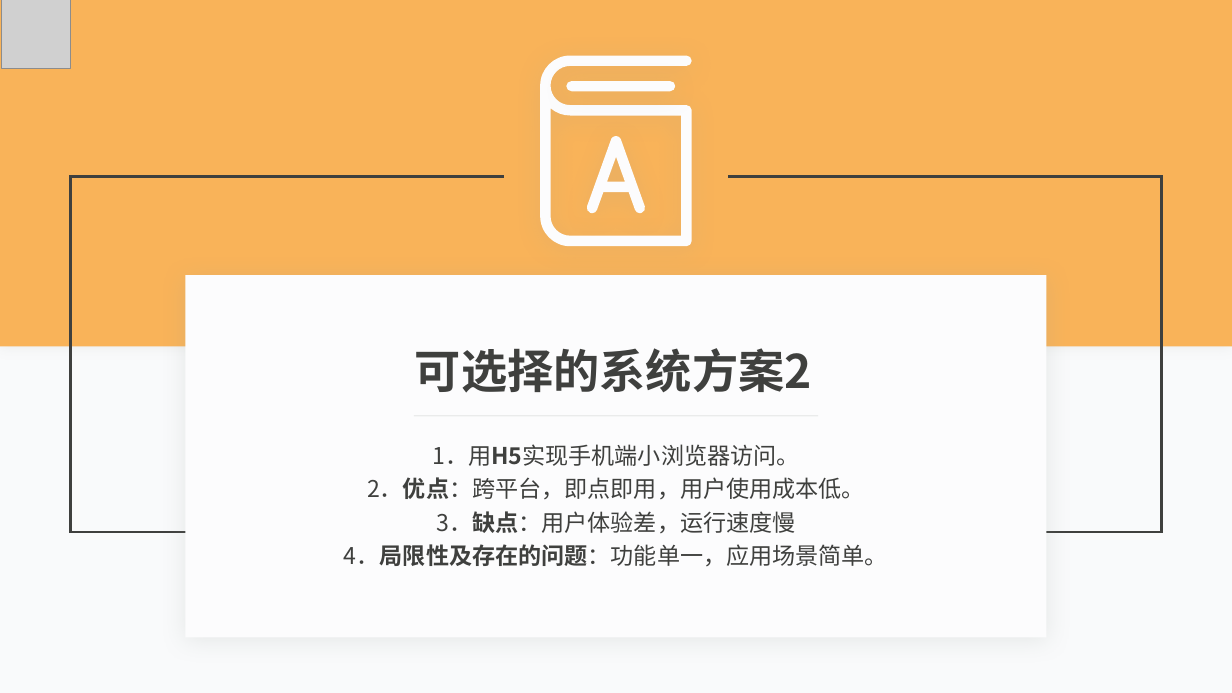
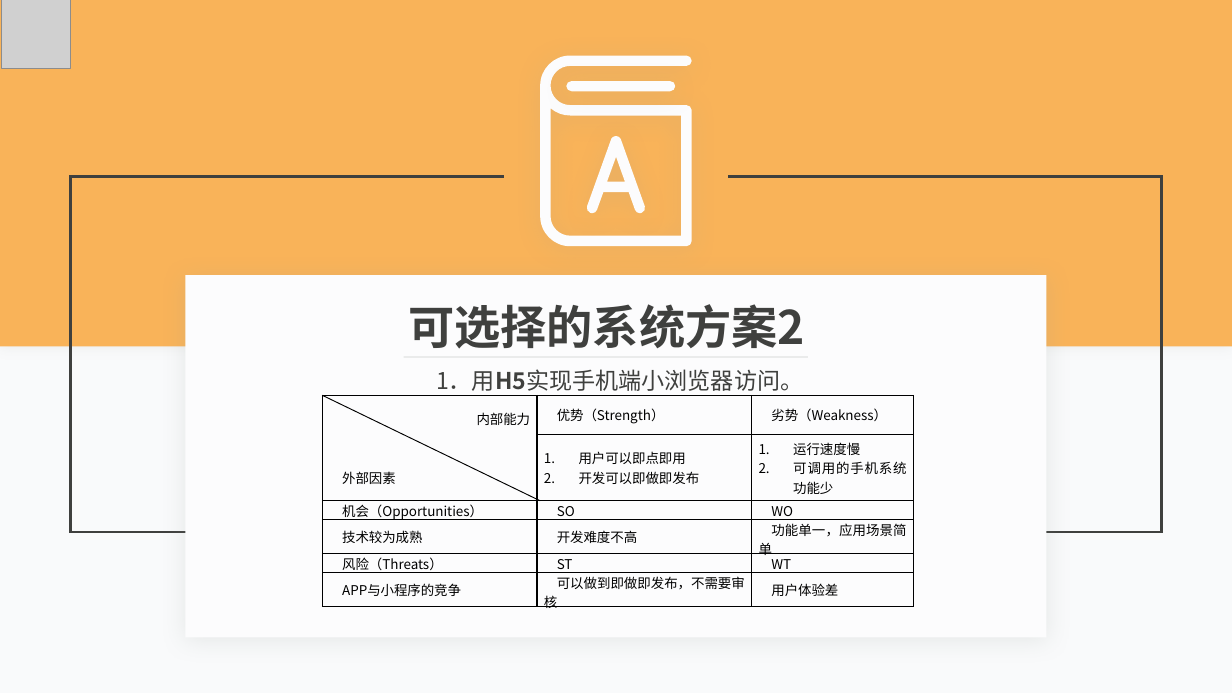
Before and after one commit to lorenzoyoung/ZUCC-Lazy-Bone, a slide deck: slide 15 of 评审PPT/SE2019春-G11_ZUCCLazyBone可行性分析报告ppt.pptx. Drawn at 1232x693 pixels with LibreOffice and Linux fonts; fonts in the diff are those of the drawing; grey boxes stand for pictures. Boxes give left, top, right and bottom in pixels: in the first picture for what was removed or moved away, otherwise in the second. Text is boxed around its words. In the diff, an @@ line names an element or a change of style, - is before the commit and + after.

```diff
--- a/评审PPT/SE2019春-G11_ZUCCLazyBone可行性分析报告ppt.pptx
+++ b/评审PPT/SE2019春-G11_ZUCCLazyBone可行性分析报告ppt.pptx
@@ text "可选择的系统方案2": place and size @@
-text "可选择的系统方案2" at (415,348,812,393)
+text "可选择的系统方案2" at (408,304,805,349)
@@ text "1．用H5实现手机端小浏览器访问。": place and size @@
-text "1．用H5实现手机端小浏览器访问。" at (344,444,888,566)
+text "1．用H5实现手机端小浏览器访问。" at (436,369,803,391)
@@ line moved from (818, 416) - (414, 416) to (808, 357) - (404, 357) @@
@@ table added at (323,396,913,612), 6 rows, 3 columns @@
+内部能力 / 外部因素 | 优势（Strength） | 劣势（Weakness）
+ | 用户可以即点即用 / 开发可以即做即发布 | 运行速度慢 / 可调用的手机系统功能少
+机会（Opportunities） | SO | WO
+技术较为成熟 | 开发难度不高 | 功能单一，应用场景简单
+风险（Threats） | ST | WT
+APP与小程序的竞争 | 可以做到即做即发布，不需要审核 | 用户体验差
@@ line added from (323, 396) to (541, 501), #000000 0.75 pt @@
@@ text at (344,477,888,566): paragraphs removed @@
-2．优点：跨平台，即点即用，用户使用成本低。
-3．缺点：用户体验差，运行速度慢
-4．局限性及存在的问题：功能单一，应用场景简单。
```
Also in this commit, not shown: 4 other slides changed, 2 slides added, 1 slide removed, 2 other files.
